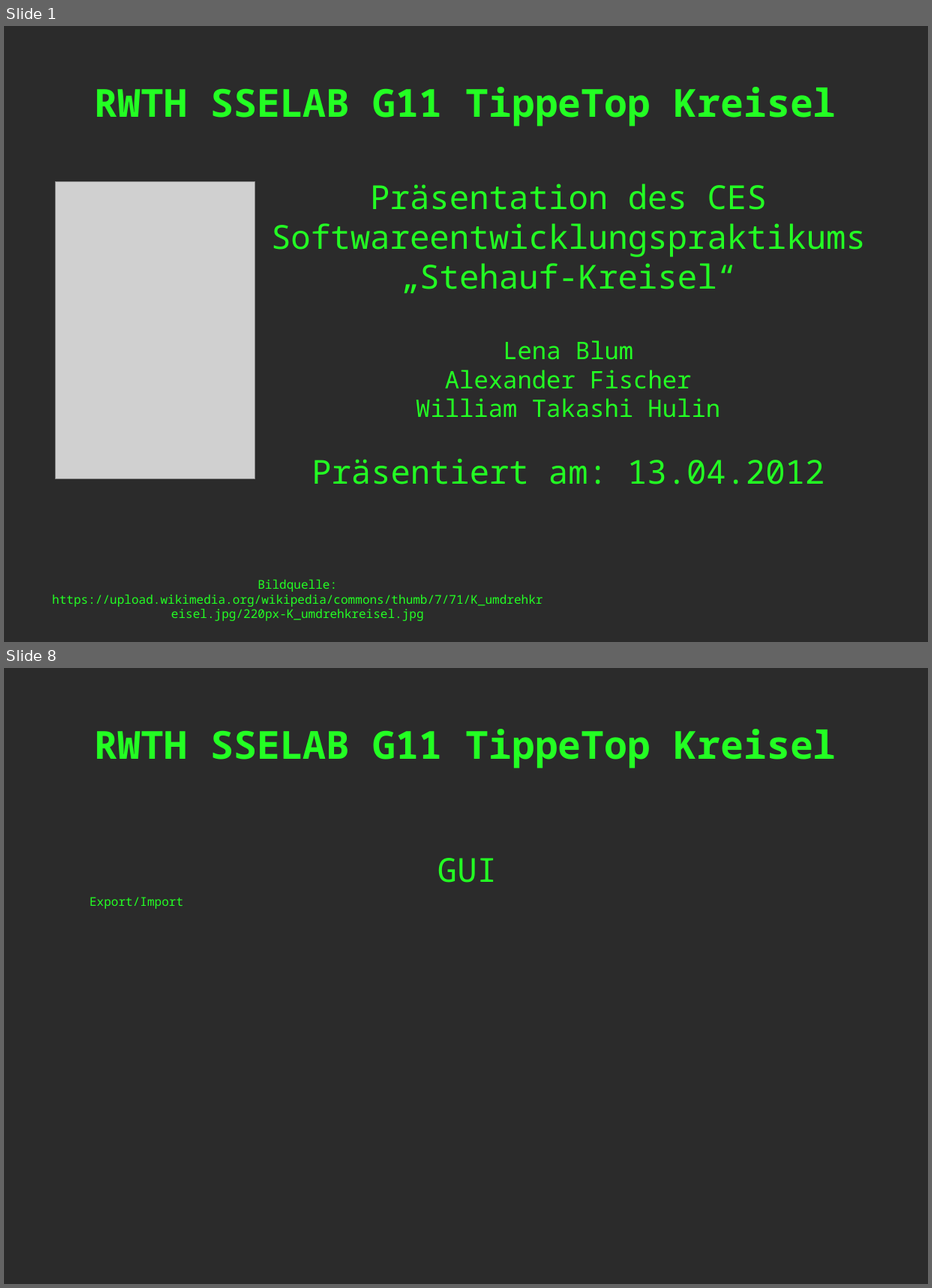
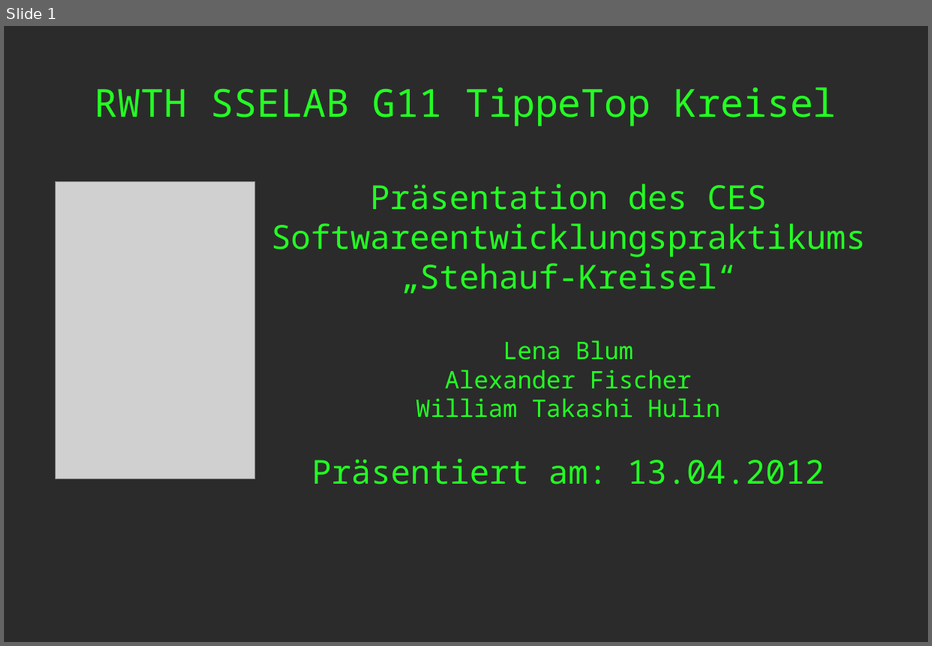
Before and after one commit to masterjava1/rwthsselabws2011g11, a slide deck: branches/doc/sselab_lena_praesentation.odp. Shown one above the other, each under a label of ours: slides 1 and 8 before the commit, slide 1 after it; the slides between them are not shown. The pictures are 932x1288 and 932x646 pixels, drawn with LibreOffice and Linux fonts; fonts in the diff are those of the drawing; grey boxes stand for pictures; background and template pictures are left out; a plain dark background stands for a picture behind light text. Boxes give left, top, right and bottom in pixels: in the first picture for what was removed or moved away, otherwise in the second. Text is boxed around its words. In the diff, an @@ line names an element or a change of style, - is before the commit and + after.

```diff
--- a/branches/doc/sselab_lena_praesentation.odp
+++ b/branches/doc/sselab_lena_praesentation.odp
@@ slide 8 removed at bbox=[4, 668, 928, 1284], background picture (left out) @@
@@ title removed at bbox=[95, 729, 836, 768] @@
-RWTH SSELAB G11 TippeTop Kreisel
@@ text removed at bbox=[438, 858, 497, 882] @@
-GUI
@@ text removed at bbox=[90, 897, 183, 909] @@
-Export/Import
@@ slide 1 changed as well @@
@@ title "RWTH SSELAB G11 TippeTop Kreisel" at bbox=[95, 88, 836, 126]: bold off @@
@@ text removed at bbox=[52, 579, 542, 621] @@
-Bildquelle: https://upload.wikimedia.org/wikipedia/commons/thumb/7/71/K_umdrehkreisel.jpg/220px-K_umdrehkreisel.jpg
```
Also in this commit, not shown: 2 other slides changed, 17 slides added, 5 other slides removed.
